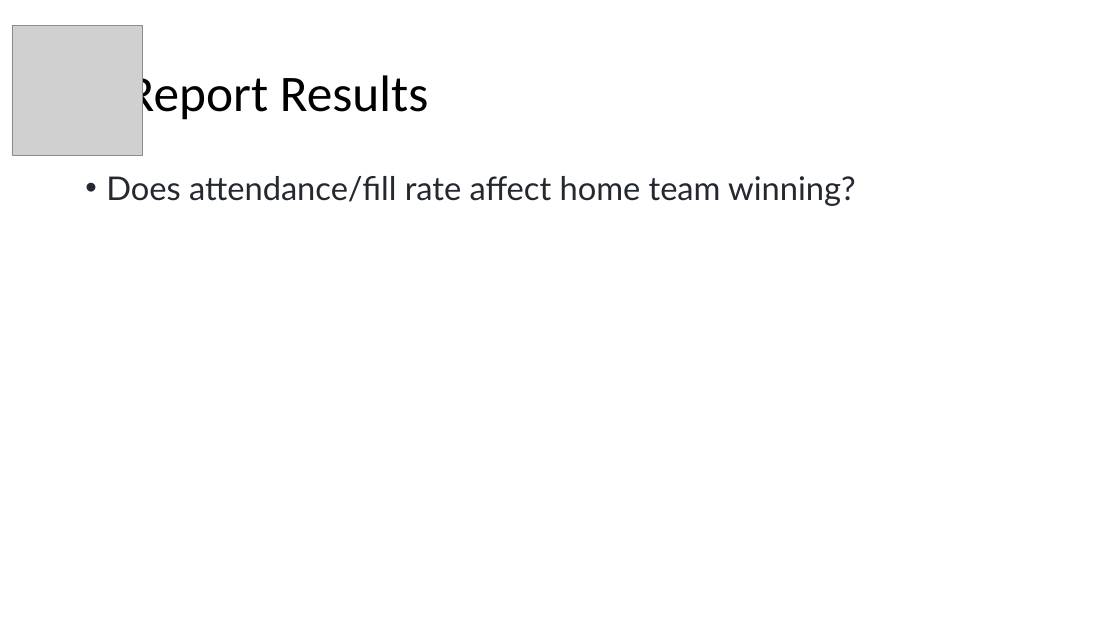
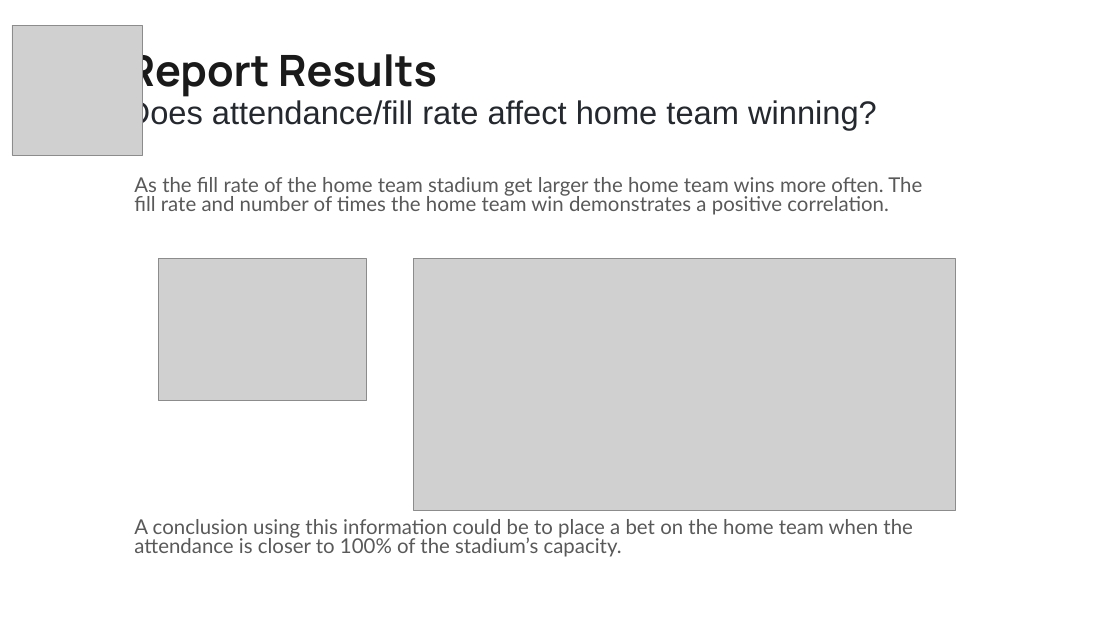
Before and after one commit to AndyGoodwin16/CFBGamesVSWeather, a slide deck: slide 6 of Project 1.pptx (slide 10 before the commit). Drawn at 1120x630 pixels with LibreOffice and Linux fonts; fonts in the diff are those of the drawing; grey boxes stand for pictures. Boxes give left, top, right and bottom in pixels: in the first picture for what was removed or moved away, otherwise in the second. Text is boxed around its words. In the diff, an @@ line names an element or a change of style, - is before the commit and + after.

```diff
--- a/Project 1.pptx
+++ b/Project 1.pptx
@@ title at [127,46,437,99]: size 44 to 37 pt, font Calibri to Manrope, text colour #000000 to #1A1A1A, bold on in "Report Results" @@
@@ title at [127,98,877,130]: paragraph added @@
+Does attendance/fill rate affect home team winning?
@@ text removed at [106,176,855,206] @@
-• Does attendance/fill rate affect home team winning?
@@ text added at [134,177,922,215], 17.5 pt, text #595959 @@
+As the fill rate of the home team stadium get larger the home team wins more often. The fill rate and number of times the home team win demonstrates a positive correlation.
@@ picture added at [158,259,366,400] @@
@@ picture added at [413,259,956,510] @@
@@ text added at [134,519,912,557], 17.5 pt, text #595959 @@
+A conclusion using this information could be to place a bet on the home team when the attendance is closer to 100% of the stadium’s capacity.
```
Also in this commit, not shown: 7 other slides changed, 4 slides added, 5 slides removed.
